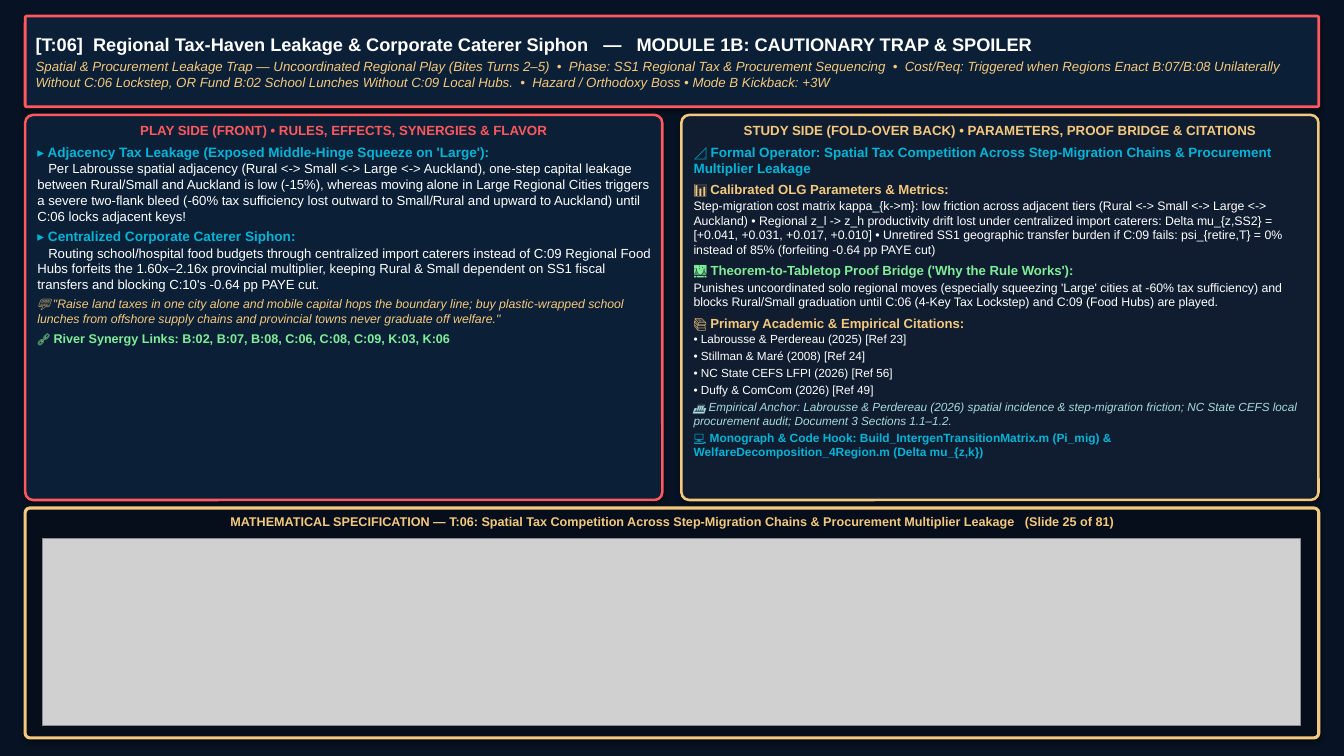
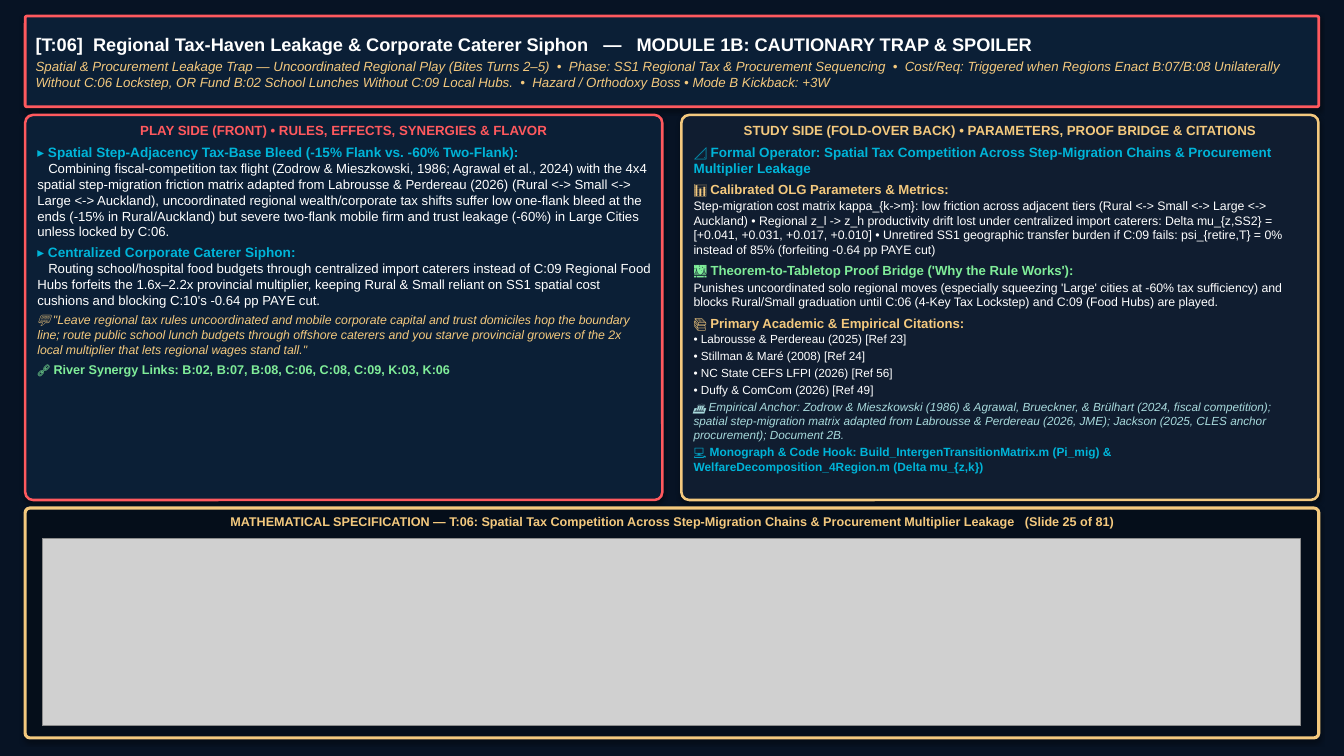
Before and after one commit to MichaelTiemann/IGWelfare-Game, a slide deck: slide 25 of output/foils_and_founders_study_slides.pptx. Drawn at 1344x756 pixels with LibreOffice and Linux fonts; fonts in the diff are those of the drawing; grey boxes stand for pictures. Boxes give left, top, right and bottom in pixels: in the first picture for what was removed or moved away, otherwise in the second. Text is boxed around its words. In the diff, an @@ line names an element or a change of style, - is before the commit and + after.

```diff
--- a/output/foils_and_founders_study_slides.pptx
+++ b/output/foils_and_founders_study_slides.pptx
@@ text in rounded rectangle at [37,147,647,239]: text changed @@
-▸ Adjacency Tax Leakage (Exposed Middle-Hinge Squeeze on 'Large'):
-Per Labrousse spatial adjacency (Rural <-> Small <-> Large <-> Auckland), one-step capital leakage between Rural/Small and Auckland is low (-15%), whereas moving alone in Large Regional Cities triggers a severe two-flank bleed (-60% tax sufficiency lost outward to Small/Rural and upward to Auckland) until C:06 locks adjacent keys!
+▸ Spatial Step-Adjacency Tax-Base Bleed (-15% Flank vs. -60% Two-Flank):
+Combining fiscal-competition tax flight (Zodrow & Mieszkowski, 1986; Agrawal et al., 2024) with the 4x4 spatial step-migration friction matrix adapted from Labrousse & Perdereau (2026) (Rural <-> Small <-> Large <-> Auckland), uncoordinated regional wealth/corporate tax shifts suffer low one-flank bleed at the ends (-15% in Rural/Auckland) but severe two-flank mobile firm and trust leakage (-60%) in Large Cities unless locked by C:06.
@@ text in rounded rectangle at [37,263,651,357]: text changed; size 9.4 to 8.8 pt; text colour #FFFFFF to #F4C97E; italic on @@
-Routing school/hospital food budgets through centralized import caterers instead of C:09 Regional Food Hubs forfeits the 1.60x–2.16x provincial multiplier, keeping Rural & Small dependent on SS1 fiscal transfers and blocking C:10's -0.64 pp PAYE cut.
-💬 "Raise land taxes in one city alone and mobile capital hops the boundary line; buy plastic-wrapped school lunches from offshore supply chains and provincial towns never graduate off welfare."
+Routing school/hospital food budgets through centralized import caterers instead of C:09 Regional Food Hubs forfeits the 1.6x–2.2x provincial multiplier, keeping Rural & Small reliant on SS1 spatial cost cushions and blocking C:10's -0.64 pp PAYE cut.
+💬 "Leave regional tax rules uncoordinated and mobile corporate capital and trust domiciles hop the boundary line; route public school lunch budgets through offshore caterers and you starve provincial growers of the 2x local multiplier that lets regional wages stand tall."
@@ text in rounded rectangle at [694,402,1271,442]: text changed @@
-🏛️ Empirical Anchor: Labrousse & Perdereau (2026) spatial incidence & step-migration friction; NC State CEFS local procurement audit; Document 3 Sections 1.1–1.2.
+🏛️ Empirical Anchor: Zodrow & Mieszkowski (1986) & Agrawal, Brueckner, & Brülhart (2024, fiscal competition); spatial step-migration matrix adapted from Labrousse & Perdereau (2026, JME); Jackson (2025, CLES anchor procurement); Document 2B.
```
Also in this commit, not shown: 66 other slides changed, 4 other files.
